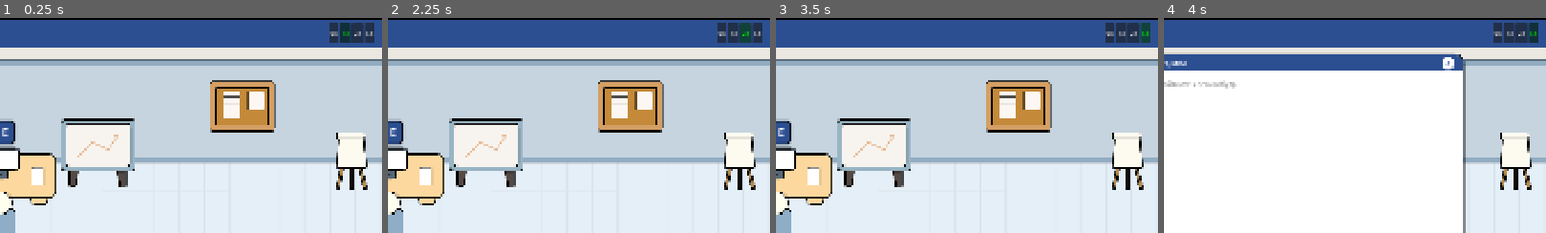
Above: before the commit, frames 1-4 (left to right).
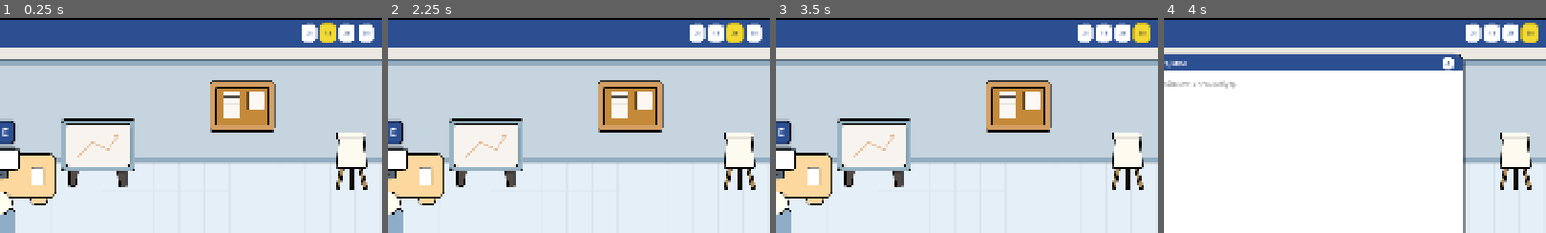
Above: after the commit, the same moments.

Repository: Esca69/project-manager-sim
Game: Godot game, scene res://Scenes/office.tscn
Two runs of this game, one before a commit and one after it. Both use one fixed random seed, a clock stepped at 60 frames per second and the inputs below. This scene is started directly instead of the project's main scene. Sound files missing from this copy of the repository are replaced by a short silence.
Inputs:
- Up to frame 1 (0.25 s): no input
- Up to frame 2 (2.25 s): click "0х" at 0.5 s; click "1х" at 1.25 s; click "2х" at 2 s
- Up to frame 3 (3.5 s): click "5х" at 2.75 s
- Up to frame 4 (4 s): click "👥 Сотрудники" at 3.5 s
The pictures show only the part of the screen within x 50-100%, y 0-50%; the shares and areas given below are measured in that part.

The runs differ from the first frame. In frame 1, 1.7% of the frame differs, in the area x 79-98%, y 2-12%; in frame 2, 1.6%; in frame 3, 1.6%; in frame 4, 1.6%.

Commit message:
Always show traits with placeholders; UI tweaks
Replace PMData-based trait filtering with always-visible trait rows that use real trait entries and "???" placeholders for hidden traits. Adds helper methods to create visible and hidden trait widgets (with tooltip on hover) in employee_roster.gd and hiring_menu.gd, and applies the mixed-row UI when only some traits are visible. Also: grant PMData +5 XP on hire, remove/cleaned some firing comments, and restyle speed_controls.gd — new button styles, active highlighting and helper to update button appearance based on current game speed.

Diff:
--- a/Scripts/employee_roster.gd
+++ b/Scripts/employee_roster.gd
@@ -176,14 +176,30 @@
 	salary_lbl.add_theme_font_size_override("font_size", 13)
 	info_vbox.add_child(salary_lbl)
 
-	# === ТРЕЙТЫ — фильтрация через PMData ===
-	var visible_count = PMData.get_visible_traits_count()
-	if visible_count > 0 and not emp.traits.is_empty():
-		var display_data = emp.duplicate()
-		if visible_count < emp.traits.size():
-			display_data.traits = emp.traits.slice(0, visible_count)
-		var traits_row = TraitUIHelper.create_traits_row(display_data, self)
-		info_vbox.add_child(traits_row)
+	# === ТРЕЙТЫ — показываем всегда, скрытые = заглушки ===
+	if not emp.traits.is_empty():
+		var visible_count = PMData.get_visible_traits_count()
+
+		if visible_count >= emp.traits.size():
+			# Все видно
+			var traits_row = TraitUIHelper.create_traits_row(emp, self)
+			info_vbox.add_child(traits_row)
+		else:
+			# Часть или все скрыты
+			var flow = HFlowContainer.new()
+			flow.add_theme_constant_override("h_separation", 12)
+			flow.add_theme_constant_override("v_separation", 4)
+
+			for t_idx in range(emp.traits.size()):
+				if t_idx < visible_count:
+					var trait_id = emp.traits[t_idx]
+					var item = _create_visible_trait(trait_id, emp)
+					flow.add_child(item)
+				else:
+					var item = _create_hidden_trait()
+					flow.add_child(item)
+
+			info_vbox.add_child(flow)
 
 	# === ПРАВАЯ ЧАСТЬ ===
 	var right_vbox = VBoxContainer.new()
@@ -236,6 +252,100 @@
 	right_vbox.add_child(fire_btn)
 
 	return card
+
+# Видимый трейт (имя + кнопка ?)
+func _create_visible_trait(trait_id: String, emp: EmployeeData) -> HBoxContainer:
+	var hbox = HBoxContainer.new()
+	hbox.add_theme_constant_override("separation", 4)
+
+	var color = Color(0.8980392, 0.22352941, 0.20784314, 1)
+	if emp.is_positive_trait(trait_id):
+		color = Color(0.29803923, 0.6862745, 0.3137255, 1)
+
+	var name_text = EmployeeData.TRAIT_NAMES.get(trait_id, trait_id)
+	var lbl = Label.new()
+	lbl.text = name_text
+	lbl.add_theme_color_override("font_color", color)
+	lbl.add_theme_font_size_override("font_size", 13)
+	hbox.add_child(lbl)
+
+	var help_btn = Button.new()
+	help_btn.text = "?"
+	help_btn.custom_minimum_size = Vector2(22, 22)
+	help_btn.focus_mode = Control.FOCUS_NONE
+	help_btn.add_theme_font_size_override("font_size", 11)
+	help_btn.add_theme_color_override("font_color", Color(0.17254902, 0.30980393, 0.5686275, 1))
+
+	var btn_style = StyleBoxFlat.new()
+	btn_style.bg_color = Color(1, 1, 1, 1)
+	btn_style.border_width_left = 2
+	btn_style.border_width_top = 2
+	btn_style.border_width_right = 2
+	btn_style.border_width_bottom = 2
+	btn_style.border_color = Color(0.17254902, 0.30980393, 0.5686275, 1)
+	btn_style.corner_radius_top_left = 11
+	btn_style.corner_radius_top_right = 11
+	btn_style.corner_radius_bottom_right = 11
+	btn_style.corner_radius_bottom_left = 11
+	help_btn.add_theme_stylebox_override("normal", btn_style)
+
+	var description = emp.get_trait_description(trait_id)
+	var tooltip_ref: Array = [null]
+
+	help_btn.mouse_entered.connect(func():
+		if tooltip_ref[0] != null and is_instance_valid(tooltip_ref[0]):
+			tooltip_ref[0].queue_free()
+		var tp = TraitUIHelper._create_tooltip(description, color)
+		self.add_child(tp)
+		var btn_global = help_btn.global_position
+		tp.global_position = Vector2(btn_global.x + 28, btn_global.y - 10)
+		tooltip_ref[0] = tp
+	)
+
+	help_btn.mouse_exited.connect(func():
+		if tooltip_ref[0] != null and is_instance_valid(tooltip_ref[0]):
+			tooltip_ref[0].queue_free()
+		tooltip_ref[0] = null
+	)
+
+	hbox.add_child(help_btn)
+	return hbox
+
+# Скрытый трейт — заглушка "???"
+func _create_hidden_trait() -> HBoxContainer:
+	var hbox = HBoxContainer.new()
+	hbox.add_theme_constant_override("separation", 4)
+
+	var lbl = Label.new()
+	lbl.text = "???"
+	lbl.add_theme_color_override("font_color", Color(0.5, 0.5, 0.5, 1))
+	lbl.add_theme_font_size_override("font_size", 13)
+	hbox.add_child(lbl)
+
+	var help_btn = Button.new()
+	help_btn.text = "?"
+	help_btn.custom_minimum_size = Vector2(22, 22)
+	help_btn.focus_mode = Control.FOCUS_NONE
+	help_btn.disabled = true
+	help_btn.add_theme_font_size_override("font_size", 11)
+	help_btn.add_theme_color_override("font_color", Color(0.5, 0.5, 0.5, 1))
+
+	var btn_style = StyleBoxFlat.new()
+	btn_style.bg_color = Color(0.93, 0.93, 0.93, 1)
+	btn_style.border_width_left = 2
+	btn_style.border_width_top = 2
+	btn_style.border_width_right = 2
+	btn_style.border_width_bottom = 2
+	btn_style.border_color = Color(0.7, 0.7, 0.7, 1)
+	btn_style.corner_radius_top_left = 11
+	btn_style.corner_radius_top_right = 11
+	btn_style.corner_radius_bottom_right = 11
+	btn_style.corner_radius_bottom_left = 11
+	help_btn.add_theme_stylebox_override("normal", btn_style)
+	help_btn.add_theme_stylebox_override("disabled", btn_style)
+
+	hbox.add_child(help_btn)
+	return hbox
 
 func _create_employee_sprite(emp: EmployeeData) -> CenterContainer:
 	var center = CenterContainer.new()
@@ -357,7 +467,6 @@
 		_dialog_layer.visible = false
 		return
 
-	# 1. Снимаем со ВСЕХ проектов
 	for project in ProjectManager.active_projects:
 		for stage in project.stages:
 			var idx = -1
@@ -369,7 +478,6 @@
 				stage.workers.remove_at(idx)
 				print("❌ Снят с проекта: ", project.title, ", этап: ", stage.type)
 
-	# [ИСПРАВЛЕНИЕ] 2. Освобождаем стол — только employee_desk, не computer_desk
 	for desk in get_tree().get_nodes_in_group("desk"):
 		if not desk.has_method("unassign_employee"):
 			continue
@@ -380,7 +488,6 @@
 			print("🪑 Стол освобождён")
 			break
 
-	# 3. Освобождаем NPC + удаляем
 	if _pending_fire_node and is_instance_valid(_pending_fire_node):
 		_pending_fire_node.release_from_desk()
 		_pending_fire_node.remove_from_group("npc")
--- a/Scripts/hiring_menu.gd
+++ b/Scripts/hiring_menu.gd
@@ -86,23 +86,35 @@
 				traits_lbl.text = ""
 				traits_lbl.visible = false
 
-			# === ТРЕЙТЫ — фильтрация по навыку PM ===
+			# === ТРЕЙТЫ — показываем всегда, но скрытые = заглушки ===
 			var card_vbox = find_node_by_name(card, "CardVBox")
-			if card_vbox:
+			if card_vbox and not data.traits.is_empty():
 				var visible_count = PMData.get_visible_traits_count()
 
-				if visible_count == 0 or data.traits.is_empty():
-					# Ничего не показываем — PM ещё не умеет читать людей
-					pass
-				else:
-					# Создаём временный EmployeeData с ограниченным набором трейтов
-					var display_data = data.duplicate()
-					if visible_count < data.traits.size():
-						display_data.traits = data.traits.slice(0, visible_count)
-
-					var traits_row = TraitUIHelper.create_traits_row(display_data, self)
+				if visible_count >= data.traits.size():
+					# Все видно — показываем как есть
+					var traits_row = TraitUIHelper.create_traits_row(data, self)
 					card_vbox.add_child(traits_row)
 					_trait_containers.append(traits_row)
+				else:
+					# Часть или все скрыты — создаём смешанную строку
+					var flow = HFlowContainer.new()
+					flow.add_theme_constant_override("h_separation", 12)
+					flow.add_theme_constant_override("v_separation", 4)
+
+					for t_idx in range(data.traits.size()):
+						if t_idx < visible_count:
+							# Видимый трейт — настоящее имя + кнопка ?
+							var trait_id = data.traits[t_idx]
+							var item = _create_visible_trait(trait_id, data, self)
+							flow.add_child(item)
+						else:
+							# Скрытый трейт — заглушка "???"
+							var item = _create_hidden_trait()
+							flow.add_child(item)
+
+					card_vbox.add_child(flow)
+					_trait_containers.append(flow)
 
 		else:
 			card.modulate = Color(1, 1, 1, 0.5)
@@ -116,6 +128,101 @@
 				traits_lbl.text = ""
 				traits_lbl.visible = false
 
+# Создаёт видимый трейт (настоящее имя + кнопка ?)
+func _create_visible_trait(trait_id: String, emp: EmployeeData, parent: Control) -> HBoxContainer:
+	# Используем TraitUIHelper напрямую для одного трейта
+	var hbox = HBoxContainer.new()
+	hbox.add_theme_constant_override("separation", 4)
+
+	var color = Color(0.8980392, 0.22352941, 0.20784314, 1)
+	if emp.is_positive_trait(trait_id):
+		color = Color(0.29803923, 0.6862745, 0.3137255, 1)
+
+	var name_text = EmployeeData.TRAIT_NAMES.get(trait_id, trait_id)
+	var lbl = Label.new()
+	lbl.text = name_text
+	lbl.add_theme_color_override("font_color", color)
+	lbl.add_theme_font_size_override("font_size", 13)
+	hbox.add_child(lbl)
+
+	var help_btn = Button.new()
+	help_btn.text = "?"
+	help_btn.custom_minimum_size = Vector2(22, 22)
+	help_btn.focus_mode = Control.FOCUS_NONE
+	help_btn.add_theme_font_size_override("font_size", 11)
+	help_btn.add_theme_color_override("font_color", Color(0.17254902, 0.30980393, 0.5686275, 1))
+
+	var btn_style = StyleBoxFlat.new()
+	btn_style.bg_color = Color(1, 1, 1, 1)
+	btn_style.border_width_left = 2
+	btn_style.border_width_top = 2
+	btn_style.border_width_right = 2
+	btn_style.border_width_bottom = 2
+	btn_style.border_color = Color(0.17254902, 0.30980393, 0.5686275, 1)
+	btn_style.corner_radius_top_left = 11
+	btn_style.corner_radius_top_right = 11
+	btn_style.corner_radius_bottom_right = 11
+	btn_style.corner_radius_bottom_left = 11
+	help_btn.add_theme_stylebox_override("normal", btn_style)
+
+	var description = emp.get_trait_description(trait_id)
+	var tooltip_ref: Array = [null]
+
+	help_btn.mouse_entered.connect(func():
+		if tooltip_ref[0] != null and is_instance_valid(tooltip_ref[0]):
+			tooltip_ref[0].queue_free()
+		var tp = TraitUIHelper._create_tooltip(description, color)
+		parent.add_child(tp)
+		var btn_global = help_btn.global_position
+		tp.global_position = Vector2(btn_global.x + 28, btn_global.y - 10)
+		tooltip_ref[0] = tp
+	)
+
+	help_btn.mouse_exited.connect(func():
+		if tooltip_ref[0] != null and is_instance_valid(tooltip_ref[0]):
+			tooltip_ref[0].queue_free()
+		tooltip_ref[0] = null
+	)
+
+	hbox.add_child(help_btn)
+	return hbox
+
+# Создаёт скрытый трейт — заглушку "???"
+func _create_hidden_trait() -> HBoxContainer:
+	var hbox = HBoxContainer.new()
+	hbox.add_theme_constant_override("separation", 4)
+
+	var lbl = Label.new()
+	lbl.text = "???"
+	lbl.add_theme_color_override("font_color", Color(0.5, 0.5, 0.5, 1))
+	lbl.add_theme_font_size_override("font_size", 13)
+	hbox.add_child(lbl)
+
+	var help_btn = Button.new()
+	help_btn.text = "?"
+	help_btn.custom_minimum_size = Vector2(22, 22)
+	help_btn.focus_mode = Control.FOCUS_NONE
+	help_btn.disabled = true
+	help_btn.add_theme_font_size_override("font_size", 11)
+	help_btn.add_theme_color_override("font_color", Color(0.5, 0.5, 0.5, 1))
+
+	var btn_style = StyleBoxFlat.new()
+	btn_style.bg_color = Color(0.93, 0.93, 0.93, 1)
+	btn_style.border_width_left = 2
+	btn_style.border_width_top = 2
+	btn_style.border_width_right = 2
+	btn_style.border_width_bottom = 2
+	btn_style.border_color = Color(0.7, 0.7, 0.7, 1)
+	btn_style.corner_radius_top_left = 11
+	btn_style.corner_radius_top_right = 11
+	btn_style.corner_radius_bottom_right = 11
+	btn_style.corner_radius_bottom_left = 11
+	help_btn.add_theme_stylebox_override("normal", btn_style)
+	help_btn.add_theme_stylebox_override("disabled", btn_style)
+
+	hbox.add_child(help_btn)
+	return hbox
+
 func _on_hire_pressed(index):
 	var human_to_hire = candidates[index]
 	if human_to_hire == null: return
@@ -133,6 +240,10 @@
 		office.spawn_new_employee(human_to_hire)
 	else:
 		print("КРИТИЧЕСКАЯ ОШИБКА: Не найден метод spawn_new_employee!")
+
+	# XP за найм
+	PMData.add_xp(5)
+	print("🎯 PM +5 XP за найм сотрудника")
 
 	candidates[index] = null
 	update_ui()
--- a/Scripts/speed_controls.gd
+++ b/Scripts/speed_controls.gd
@@ -1,7 +1,51 @@
 extends HBoxContainer
 
+const COLOR_BLUE = Color(0.17254902, 0.30980393, 0.5686275, 1)
+const COLOR_ACTIVE = Color(0.95, 0.85, 0.2, 1)  # Жёлтый для активной
+const COLOR_ACTIVE_BORDER = Color(0.8, 0.7, 0.1, 1)
+
+var _normal_style: StyleBoxFlat
+var _active_style: StyleBoxFlat
+
 func _ready():
-	# Подключаем кнопки
+	# Ст��ль обычной кнопки (белый фон, синяя обводка)
+	_normal_style = StyleBoxFlat.new()
+	_normal_style.bg_color = Color(1, 1, 1, 1)
+	_normal_style.border_width_left = 2
+	_normal_style.border_width_top = 2
+	_normal_style.border_width_right = 2
+	_normal_style.border_width_bottom = 2
+	_normal_style.border_color = COLOR_BLUE
+	_normal_style.corner_radius_top_left = 12
+	_normal_style.corner_radius_top_right = 12
+	_normal_style.corner_radius_bottom_right = 12
+	_normal_style.corner_radius_bottom_left = 12
+
+	# Стиль ак��ивной кнопки (жёлтый фон)
+	_active_style = StyleBoxFlat.new()
+	_active_style.bg_color = COLOR_ACTIVE
+	_active_style.border_width_left = 2
+	_active_style.border_width_top = 2
+	_active_style.border_width_right = 2
+	_active_style.border_width_bottom = 2
+	_active_style.border_color = COLOR_ACTIVE_BORDER
+	_active_style.corner_radius_top_left = 12
+	_active_style.corner_radius_top_right = 12
+	_active_style.corner_radius_bottom_right = 12
+	_active_style.corner_radius_bottom_left = 12
+
+	# Применяем стиль ко всем кнопкам
+	for btn in [$PauseBtn, $Speed1Btn, $Speed2Btn, $Speed5Btn]:
+		btn.custom_minimum_size = Vector2(44, 30)
+		btn.focus_mode = Control.FOCUS_NONE
+		btn.add_theme_font_size_override("font_size", 13)
+		btn.add_theme_stylebox_override("normal", _normal_style)
+		btn.add_theme_stylebox_override("hover", _normal_style)
+		btn.add_theme_stylebox_override("pressed", _active_style)
+		btn.add_theme_color_override("font_color", COLOR_BLUE)
+		btn.add_theme_color_override("font_hover_color", COLOR_BLUE)
+		btn.add_theme_color_override("font_pressed_color", Color(0.2, 0.2, 0.2, 1))
+
 	$PauseBtn.pressed.connect(_on_pause_pressed)
 	$Speed1Btn.pressed.connect(_on_1x_pressed)
 	$Speed2Btn.pressed.connect(_on_2x_pressed)
@@ -19,13 +63,23 @@
 func _on_5x_pressed():
 	GameTime.speed_5x()
 
-func _process(delta):
-	# Опционально: Подсветка активной кнопки
-	# (Можно сделать красивее через Theme, но для примера так)
+func _process(_delta):
 	var current = GameTime.current_speed_scale
 	if GameTime.is_game_paused: current = 0
 
-	$PauseBtn.modulate = Color.GREEN if current == 0 else Color.WHITE
-	$Speed1Btn.modulate = Color.GREEN if current == 1 else Color.WHITE
-	$Speed2Btn.modulate = Color.GREEN if current == 2 else Color.WHITE
-	$Speed5Btn.modulate = Color.GREEN if current == 5 else Color.WHITE
+	_update_btn_style($PauseBtn, current == 0)
+	_update_btn_style($Speed1Btn, current == 1)
+	_update_btn_style($Speed2Btn, current == 2)
+	_update_btn_style($Speed5Btn, current == 5)
+
+func _update_btn_style(btn: Button, is_active: bool):
+	if is_active:
+		btn.add_theme_stylebox_override("normal", _active_style)
+		btn.add_theme_stylebox_override("hover", _active_style)
+		btn.add_theme_color_override("font_color", Color(0.2, 0.2, 0.2, 1))
+		btn.add_theme_color_override("font_hover_color", Color(0.2, 0.2, 0.2, 1))
+	else:
+		btn.add_theme_stylebox_override("normal", _normal_style)
+		btn.add_theme_stylebox_override("hover", _normal_style)
+		btn.add_theme_color_override("font_color", COLOR_BLUE)
+		btn.add_theme_color_override("font_hover_color", COLOR_BLUE)
